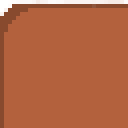
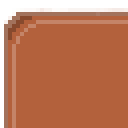
Revision of a layered 128 x 128 image; what changed, layer by layer:
added layer "\ #1" (22%) above "\" over <box>4,12,128,128</box>
painted on "\" over <box>0,4,128,128</box>
painted on "Layer" over <box>0,0,128,128</box>
